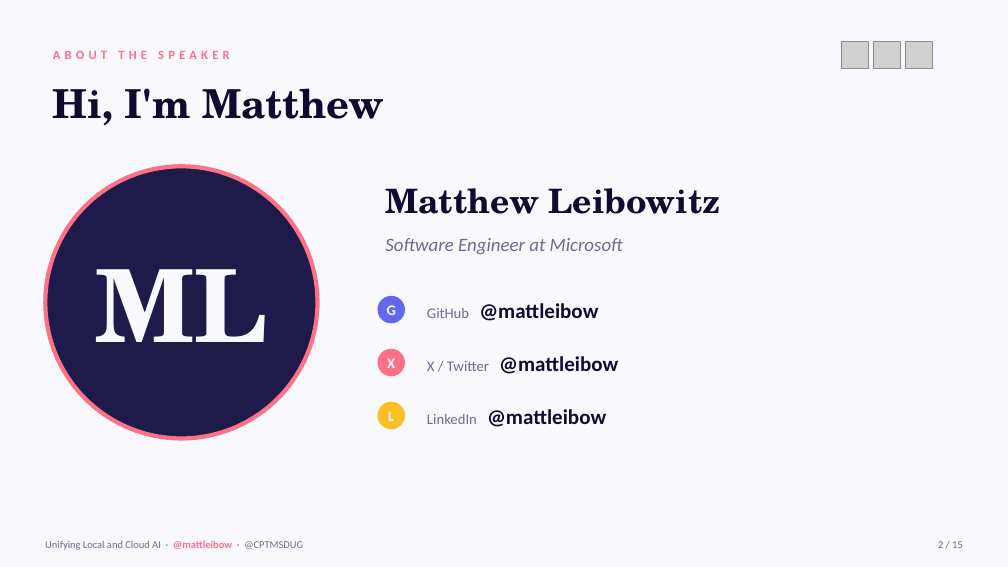
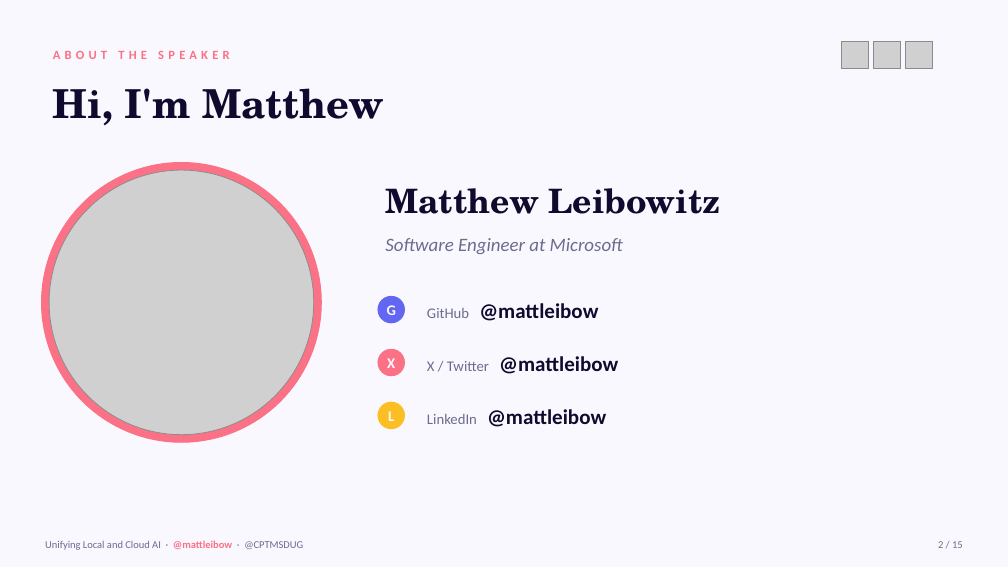
Before and after one commit to mattleibow/cptmsdug-local-cloud-agent-framework, a slide deck: slide 2 of slides/Unifying-Local-Cloud-AI.pptx. Drawn at 1008x567 pixels with LibreOffice and Linux fonts; fonts in the diff are those of the drawing; grey boxes stand for pictures. Boxes give left, top, right and bottom in pixels: in the first picture for what was removed or moved away, otherwise in the second. Text is boxed around its words. In the diff, an @@ line names an element or a change of style, - is before the commit and + after.

```diff
--- a/slides/Unifying-Local-Cloud-AI.pptx
+++ b/slides/Unifying-Local-Cloud-AI.pptx
@@ ellipse at box(42, 163, 321, 442): fill #1E1B4B to #FB7185; outline #FB7185 4 pt to #FB7185 1 pt @@
@@ picture added at box(49, 170, 314, 435) @@
@@ text removed at box(96, 269, 268, 342) @@
-ML
```
Also in this commit, not shown: 2 other files.
